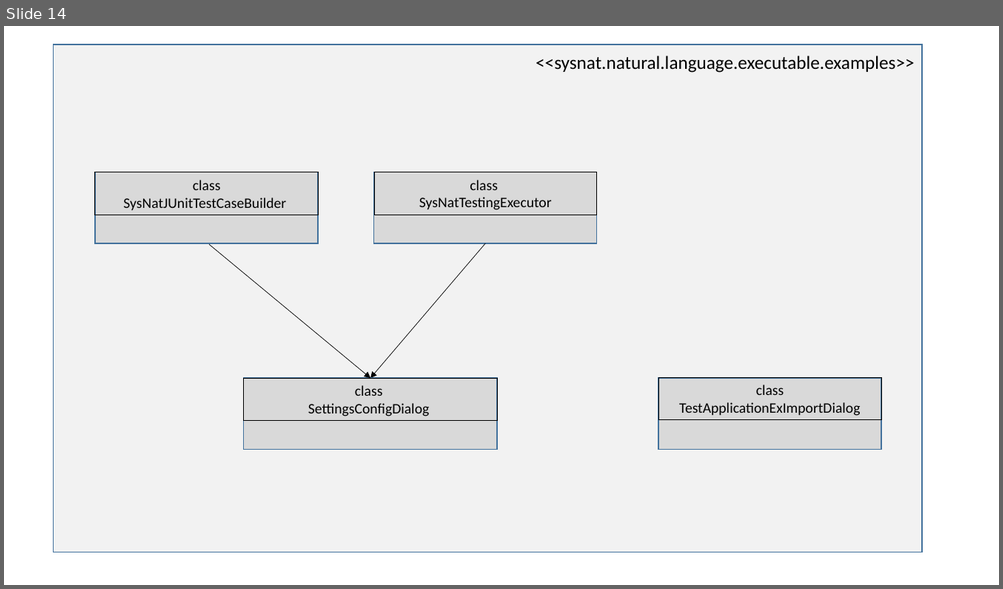
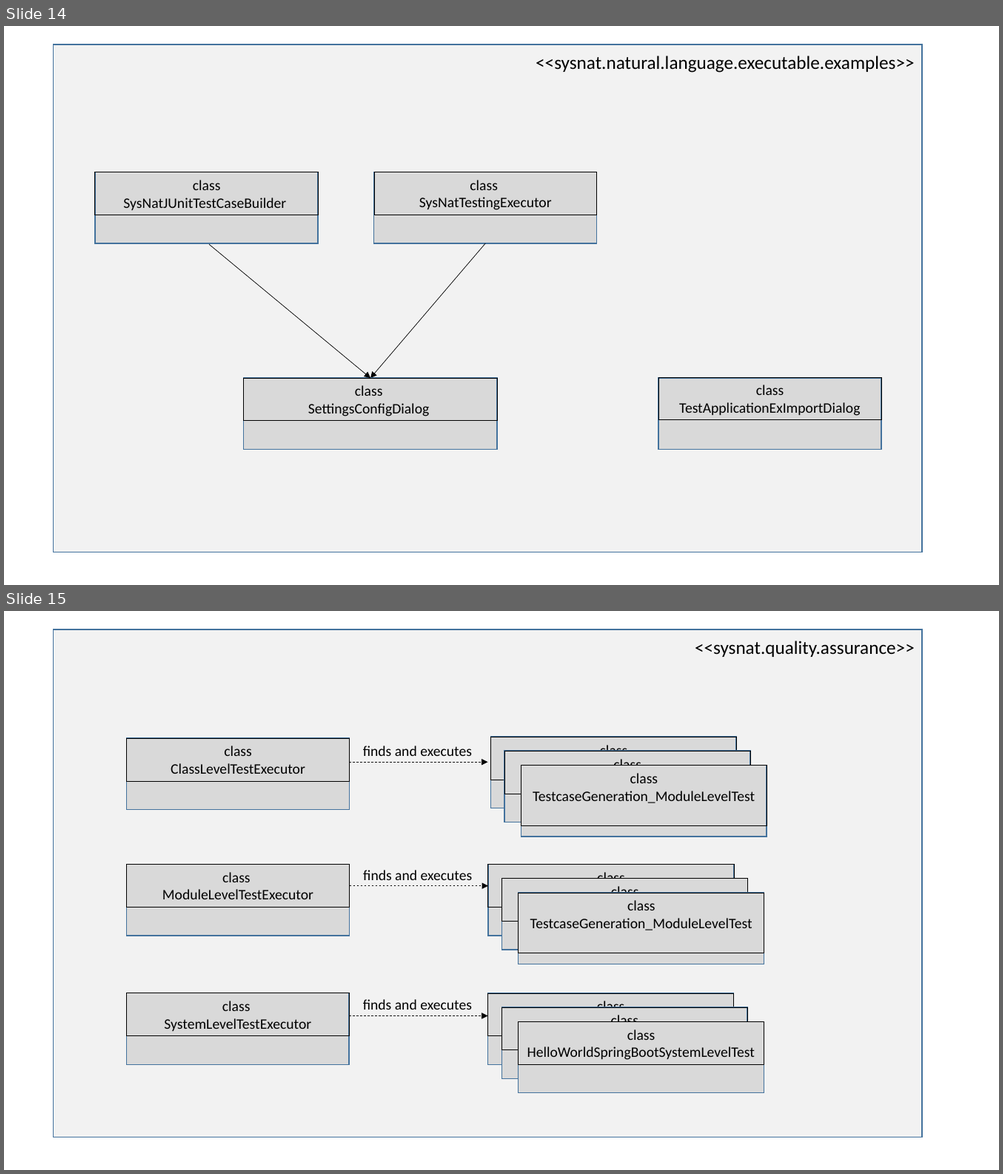
Before and after one commit to iks-gmbh-tools/SysNat, a slide deck: documentation/Figures.pptx. Shown one above the other, each under a label of ours: slide 14 before the commit, slides 14 and 15 after it. The pictures are 1003x589 and 1003x1174 pixels, drawn with LibreOffice and Linux fonts; fonts in the diff are those of the drawing. Boxes give left, top, right and bottom in pixels: in the first picture for what was removed or moved away, otherwise in the second. Text is boxed around its words. In the diff, an @@ line names an element or a change of style, - is before the commit and + after.

```diff
--- a/documentation/Figures.pptx
+++ b/documentation/Figures.pptx
@@ slide 15 added at box(4, 611, 999, 1170), background #FFFFFF @@
@@ rectangle added at box(54, 629, 922, 1138), fill #F2F2F2, outline #43739E 1 pt @@
@@ text added at box(694, 641, 914, 657), 18 pt, text #000000 @@
+<<sysnat.quality.assurance>>
@@ rectangle added at box(126, 738, 350, 810), fill #D9D9D9, outline #43739E 1 pt @@
@@ rectangle added at box(126, 738, 350, 781), outline #000000 0.75 pt, 14 pt, text #000000 @@
+class
+ClassLevelTestExecutor
@@ rectangle added at box(490, 737, 736, 809), fill #D9D9D9, outline #43739E 1 pt @@
@@ rectangle added at box(490, 737, 737, 780), outline #000000 0.75 pt, 14 pt, text #000000 @@
+class
@@ arrow added from (350, 763) to (487, 763), #000000 0.5 pt dashed @@
@@ text added at box(363, 746, 472, 756), 14 pt, text #000000 @@
+finds and executes
@@ rectangle added at box(505, 752, 750, 823), fill #D9D9D9, outline #43739E 1 pt @@
@@ rectangle added at box(505, 752, 751, 794), outline #000000 0.75 pt, 14 pt, text #000000 @@
+class
@@ rectangle added at box(521, 766, 766, 837), fill #D9D9D9, outline #43739E 1 pt @@
@@ rectangle added at box(521, 766, 767, 826), outline #000000 0.75 pt, 14 pt, text #000000 @@
+class
+TestcaseGeneration_ModuleLevelTest
@@ rectangle added at box(126, 865, 350, 937), fill #D9D9D9, outline #43739E 1 pt @@
@@ rectangle added at box(126, 865, 349, 907), outline #000000 0.75 pt, 14 pt, text #000000 @@
+class
+ModuleLevelTestExecutor
@@ text added at box(363, 870, 472, 880), 14 pt, text #000000 @@
+finds and executes
@@ rectangle added at box(488, 865, 734, 937), fill #D9D9D9, outline #43739E 1 pt @@
@@ rectangle added at box(488, 865, 734, 907), outline #000000 0.75 pt, 14 pt, text #000000 @@
+class
@@ arrow added from (350, 886) to (488, 886), #000000 0.5 pt dashed @@
@@ rectangle added at box(502, 879, 747, 951), fill #D9D9D9, outline #43739E 1 pt @@
@@ rectangle added at box(502, 879, 748, 921), outline #000000 0.75 pt, 14 pt, text #000000 @@
+class
@@ rectangle added at box(518, 893, 763, 965), fill #D9D9D9, outline #43739E 1 pt @@
@@ rectangle added at box(518, 893, 764, 954), outline #000000 0.75 pt, 14 pt, text #000000 @@
+class
+TestcaseGeneration_ModuleLevelTest
@@ rectangle added at box(126, 994, 349, 1065), fill #D9D9D9, outline #43739E 1 pt @@
@@ rectangle added at box(126, 994, 350, 1037), outline #000000 0.75 pt, 14 pt, text #000000 @@
+class
+SystemLevelTestExecutor
@@ text added at box(363, 999, 472, 1010), 14 pt, text #000000 @@
+finds and executes
@@ rectangle added at box(487, 994, 733, 1065), fill #D9D9D9, outline #43739E 1 pt @@
@@ rectangle added at box(487, 994, 734, 1037), outline #000000 0.75 pt, 14 pt, text #000000 @@
+class
@@ rectangle added at box(502, 1008, 747, 1079), fill #D9D9D9, outline #43739E 1 pt @@
@@ rectangle added at box(502, 1008, 748, 1051), outline #000000 0.75 pt, 14 pt, text #000000 @@
+class
@@ arrow added from (350, 1016) to (487, 1016), #000000 0.5 pt dashed @@
@@ rectangle added at box(518, 1022, 763, 1093), fill #D9D9D9, outline #43739E 1 pt @@
@@ rectangle added at box(518, 1022, 764, 1065), outline #000000 0.75 pt, 14 pt, text #000000 @@
+class
+HelloWorldSpringBootSystemLevelTest
```
Also in this commit, not shown: 1 slide changed, 5 other files.
